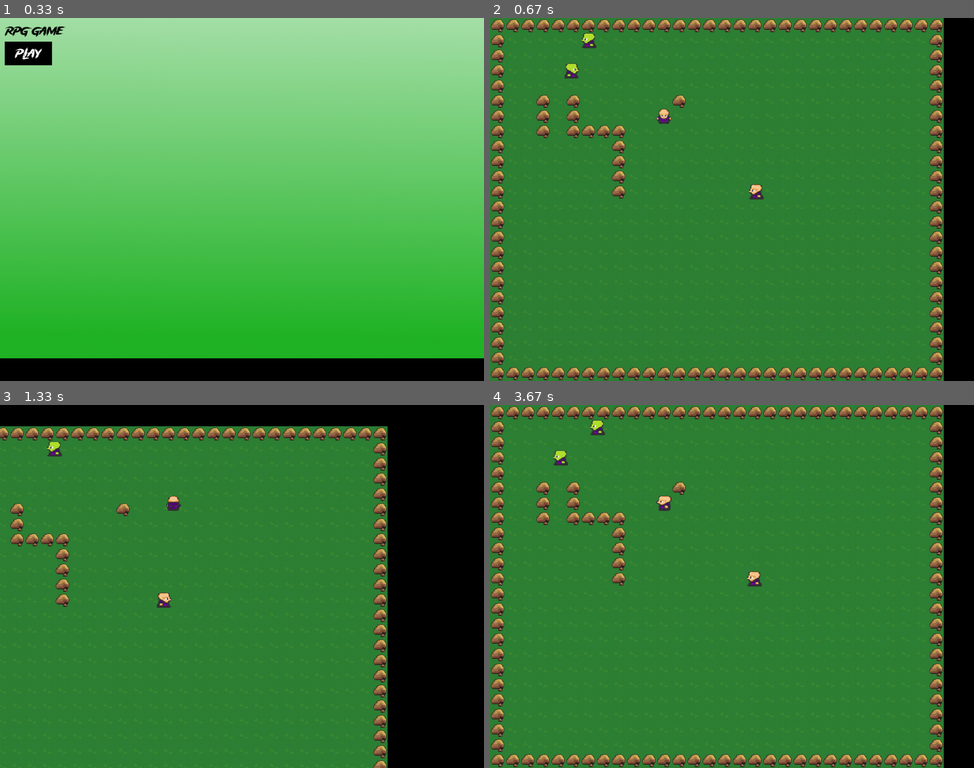
Above: before the commit, frames 1-4 (two rows, left to right).
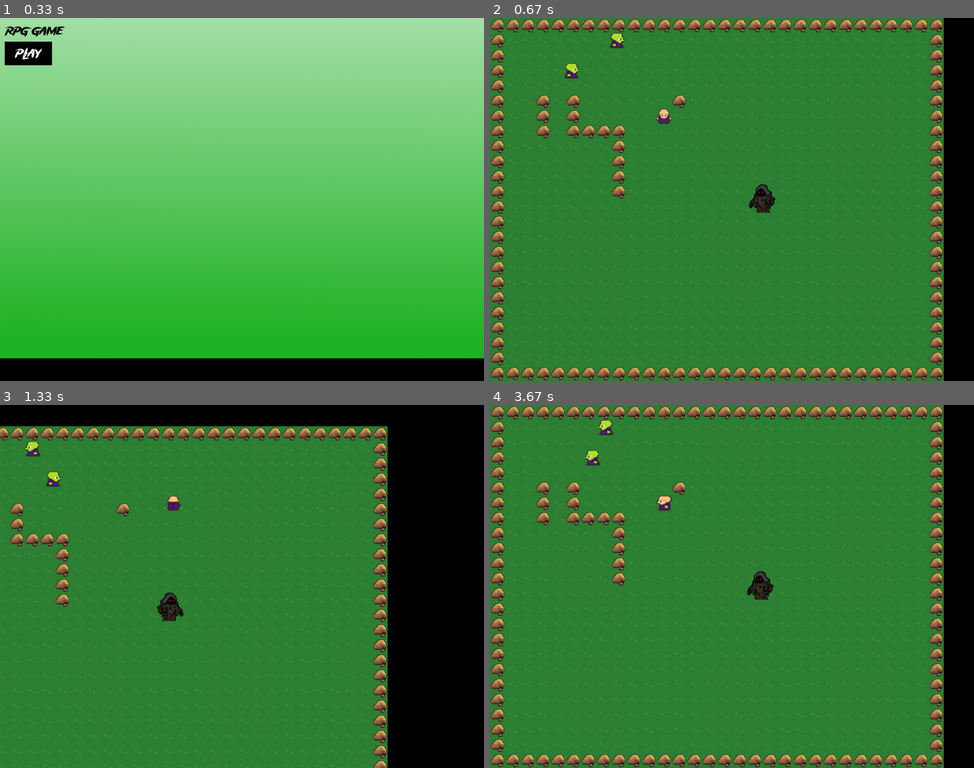
Above: after the commit, the same moments.

Repository: rzykie/pygame-rpg-practice
Game: pygame game, started from main.py
Same seed, same stepped clock (60 frames per second), same inputs: the game is played once before the commit and once after it.
Inputs (mouse positions are in pixels of both pictures, inside the frame that each line leads up to):
- Up to frame 1 (0.33 s): no input
- Up to frame 2 (0.67 s): click (519, 54) at 0.38 s
- Up to frame 3 (1.33 s): hold Right 0.67-1.13 s; move the mouse to (222, 601) at 0.7 s; hold Up from 1.17 s (still down)
- Up to frame 4 (3.67 s): release Up at 1.47 s; hold Right 1.5-1.97 s; hold Left 2-2.53 s; hold Down 2.57-2.87 s; tap Space at 2.9 s; hold Left 3.23-3.63 s

Frame 1 is identical in both runs. In frame 2, 0.5% of the frame differs, in the area x 18-59%, y 4-54%; in frame 3, 0.6%; in frame 4, 0.7%, in the area x 13-59%, y 4-54%.

Commit message:
refactor sprite background transparency

Diff:
--- a/config.py
+++ b/config.py
@@ -1,6 +1,7 @@
 WIN_WIDTH = 1024
 WIN_HEIGHT = 768
 TILESIZE = 32
+BOSS_TILESIZE = 60
 FPS = 60
 
 PLAYER_LAYER = 5
--- a/main.py
+++ b/main.py
@@ -17,8 +17,8 @@
         self.enemy_spritesheet = Spritesheet('img/enemy.png')
         self.boss_spritesheet = Spritesheet('img/grue.png')
         self.attack_spritesheet = Spritesheet('img/attack.png')
-        self.intro_background = pygame.image.load("./img/introbackground.png")
-        self.go_background = pygame.image.load("./img/gameover.png")
+        self.intro_background = pygame.image.load("./img/introbackground.png").convert_alpha()
+        self.go_background = pygame.image.load("./img/gameover.png").convert_alpha()
 
 
     def create_tile_map(self):
--- a/sprites.py
+++ b/sprites.py
@@ -7,12 +7,11 @@
 
 class Spritesheet:
     def __init__(self, file):
-        self.sheet = pygame.image.load(file).convert()
+        self.sheet = pygame.image.load(file).convert_alpha()
 
     def get_sprite(self, x, y, width, height):
-        sprite = pygame.Surface([width, height])
+        sprite = pygame.Surface([width, height], pygame.SRCALPHA)
         sprite.blit(self.sheet, (0,0), (x, y, width, height))
-        sprite.set_colorkey(BLACK)
         return sprite
 
 
@@ -273,8 +272,8 @@
 
         self.x = x * TILESIZE
         self.y = y * TILESIZE
-        self.width = TILESIZE
-        self.height = TILESIZE
+        self.width = BOSS_TILESIZE
+        self.height = BOSS_TILESIZE
 
         self.x_change = 0
         self.y_change = 0
@@ -284,16 +283,15 @@
         self.movement_loop = 0
         self.max_travel = random.randint(15, 130)
 
-        self.image = self.game.boss_spritesheet.get_sprite(62, 71, self.width, self.height)
-        self.image.set_colorkey(BLACK)
-
-        self.rect = self.image.get_rect()
-        self.rect.x = self.x
-        self.rect.y = self.y
-
-        self.left_animations = [self.game.boss_spritesheet.get_sprite(0, 71, self.width, self.height)]
-
-        self.right_animations = [self.game.boss_spritesheet.get_sprite(0, 0, self.width, self.height)]
+        self.image = self.game.boss_spritesheet.get_sprite(61, 70, self.width, self.height).convert_alpha()
+
+        self.rect = self.image.get_rect()
+        self.rect.x = self.x
+        self.rect.y = self.y
+
+        self.left_animations = [self.game.boss_spritesheet.get_sprite(0, 71, self.width, self.height).convert_alpha()]
+
+        self.right_animations = [self.game.boss_spritesheet.get_sprite(0, 0, self.width, self.height).convert_alpha()]
 
     def update(self):
         self.movement()
@@ -324,7 +322,7 @@
 
         if self.facing == "left":
             if self.x_change == 0:
-                self.image = self.game.boss_spritesheet.get_sprite(0, 71, self.width, self.height)
+                self.image = self.game.boss_spritesheet.get_sprite(0, 71, self.width, self.height).convert_alpha()
             else:
                 self.image = self.left_animations[0]
                 self.animation_loop += 0.1
@@ -334,7 +332,7 @@
 
         if self.facing == "right":
             if self.x_change == 0:
-                self.image = self.game.boss_spritesheet.get_sprite(0, 0, self.width, self.height)
+                self.image = self.game.boss_spritesheet.get_sprite(0, 0, self.width, self.height).convert_alpha()
             else:
                 self.image = self.right_animations[0]
                 self.animation_loop += 0.1
@@ -342,145 +340,6 @@
                 if self.animation_loop >= 3:
                     self.animation_loop = 1
 
-
-    def animate(self):
-        down_animations = [self.game.character_spritesheet.get_sprite(3, 2, self.width, self.height),
-                           self.game.character_spritesheet.get_sprite(35, 2, self.width, self.height),
-                           self.game.character_spritesheet.get_sprite(68, 2, self.width, self.height)]
-
-        up_animations = [self.game.character_spritesheet.get_sprite(3, 34, self.width, self.height),
-                         self.game.character_spritesheet.get_sprite(35, 34, self.width, self.height),
-                         self.game.character_spritesheet.get_sprite(68, 34, self.width, self.height)]
-
-        left_animations = [self.game.character_spritesheet.get_sprite(3, 98, self.width, self.height),
-                           self.game.character_spritesheet.get_sprite(35, 98, self.width, self.height),
-                           self.game.character_spritesheet.get_sprite(68, 98, self.width, self.height)]
-
-        right_animations = [self.game.character_spritesheet.get_sprite(3, 66, self.width, self.height),
-                            self.game.character_spritesheet.get_sprite(35, 66, self.width, self.height),
-                            self.game.character_spritesheet.get_sprite(68, 66, self.width, self.height)]
-
-        if self.facing == "down":
-            if self.y_change == 0:
-                self.image = self.game.character_spritesheet.get_sprite(3, 2, self.width, self.height)
-            else:
-                self.image = down_animations[math.floor(self.animation_loop)]
-                self.animation_loop += 0.1
-
-                if self.animation_loop >= 3:
-                    self.animation_loop = 1
-
-        if self.facing == "up":
-            if self.y_change == 0:
-                self.image = self.game.character_spritesheet.get_sprite(3, 34, self.width, self.height)
-            else:
-                self.image = up_animations[math.floor(self.animation_loop)]
-                self.animation_loop += 0.1
-
-                if self.animation_loop >= 3:
-                    self.animation_loop = 1
-
-        if self.facing == "left":
-            if self.x_change == 0:
-                self.image = self.game.character_spritesheet.get_sprite(3, 98, self.width, self.height)
-            else:
-                self.image = left_animations[math.floor(self.animation_loop)]
-                self.animation_loop += 0.1
-
-                if self.animation_loop >= 3:
-                    self.animation_loop = 1
-
-        if self.facing == "right":
-            if self.x_change == 0:
-                self.image = self.game.character_spritesheet.get_sprite(3, 66, self.width, self.height)
-            else:
-                self.image = right_animations[math.floor(self.animation_loop)]
-                self.animation_loop += 0.1
-
-                if self.animation_loop >= 3:
-                    self.animation_loop = 1
-
-
-class Enemy(pygame.sprite.Sprite):
-    def __init__(self, game, x, y):
-        self.game = game
-        self._layer = ENEMY_LAYER
-        self.groups = self.game.all_sprites, self.game.enemies
-        pygame.sprite.Sprite.__init__(self, self.groups)
-
-        self.x = x * TILESIZE
-        self.y = y * TILESIZE
-        self.width = TILESIZE
-        self.height = TILESIZE
-
-        self.x_change = 0
-        self.y_change = 0
-
-        self.facing = random.choice(['left', 'right'])
-        self.animation_loop = 1
-        self.movement_loop = 0
-        self.max_travel = random.randint(15, 20)
-
-        self.image = self.game.enemy_spritesheet.get_sprite(3, 2, self.width, self.height)
-        self.image.set_colorkey(BLACK)
-
-        self.rect = self.image.get_rect()
-        self.rect.x = self.x
-        self.rect.y = self.y
-
-    def update(self):
-        self.movement()
-        self.animate()
-
-        self.rect.x += self.x_change
-        self.rect.y += self.y_change
-
-        self.x_change = 0
-        self.y_change = 0
-
-    def movement(self):
-        if self.facing == 'left':
-            self.x_change -= ENEMY_SPEED
-            self.movement_loop -= 1
-
-            if self.movement_loop <= -self.max_travel:
-                self.facing = 'right'
-
-        if self.facing == 'right':
-            self.x_change += ENEMY_SPEED
-            self.movement_loop += 1
-
-            if self.movement_loop >= self.max_travel:
-                self.facing = 'left'
-
-    def animate(self):
-        left_animations = [self.game.enemy_spritesheet.get_sprite(3, 98, self.width, self.height),
-                           self.game.enemy_spritesheet.get_sprite(35, 98, self.width, self.height),
-                           self.game.enemy_spritesheet.get_sprite(68, 98, self.width, self.height)]
-
-        right_animations = [self.game.enemy_spritesheet.get_sprite(3, 66, self.width, self.height),
-                            self.game.enemy_spritesheet.get_sprite(35, 66, self.width, self.height),
-                            self.game.enemy_spritesheet.get_sprite(68, 66, self.width, self.height)]
-
-        if self.facing == "left":
-            if self.x_change == 0:
-                self.image = self.game.enemy_spritesheet.get_sprite(3, 98, self.width, self.height)
-            else:
-                self.image = left_animations[math.floor(self.animation_loop)]
-                self.animation_loop += 0.1
-
-                if self.animation_loop >= 3:
-                    self.animation_loop = 1
-
-        if self.facing == "right":
-            if self.x_change == 0:
-                self.image = self.game.enemy_spritesheet.get_sprite(3, 66, self.width, self.height)
-            else:
-                self.image = right_animations[math.floor(self.animation_loop)]
-                self.animation_loop += 0.1
-
-                if self.animation_loop >= 3:
-                    self.animation_loop = 1
 
 
 class Block(pygame.sprite.Sprite):
